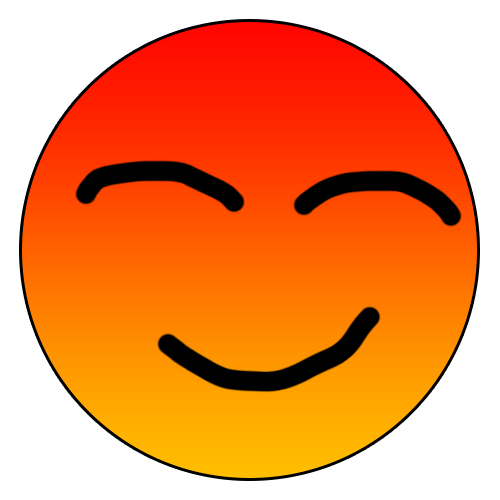
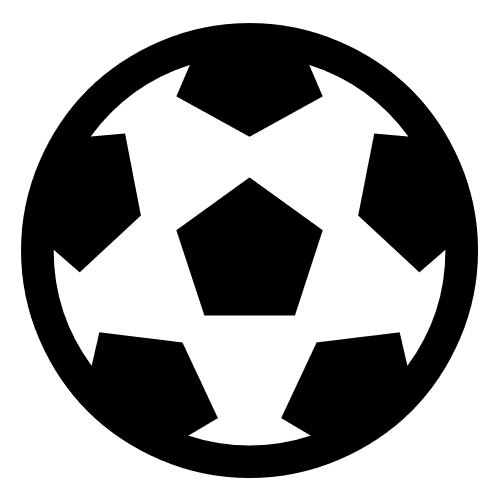
Before/after of a 500px x 500px layered artwork. What changed in the layer stack:
painted on "Calque 1", masked it over [74, 159, 463, 393]
hid "Ellipse 1", painted on it over [22, 22, 477, 478]
